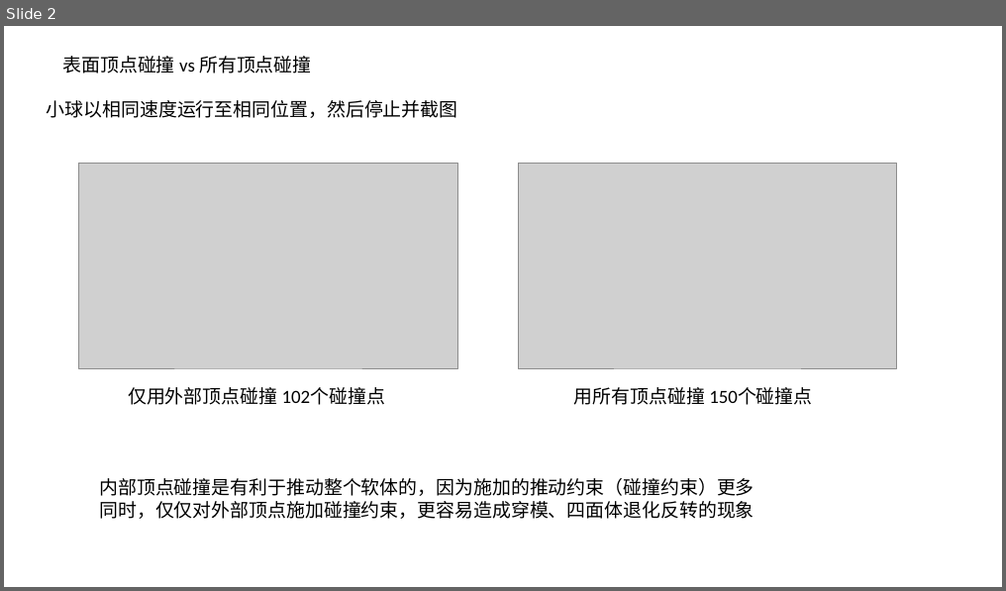
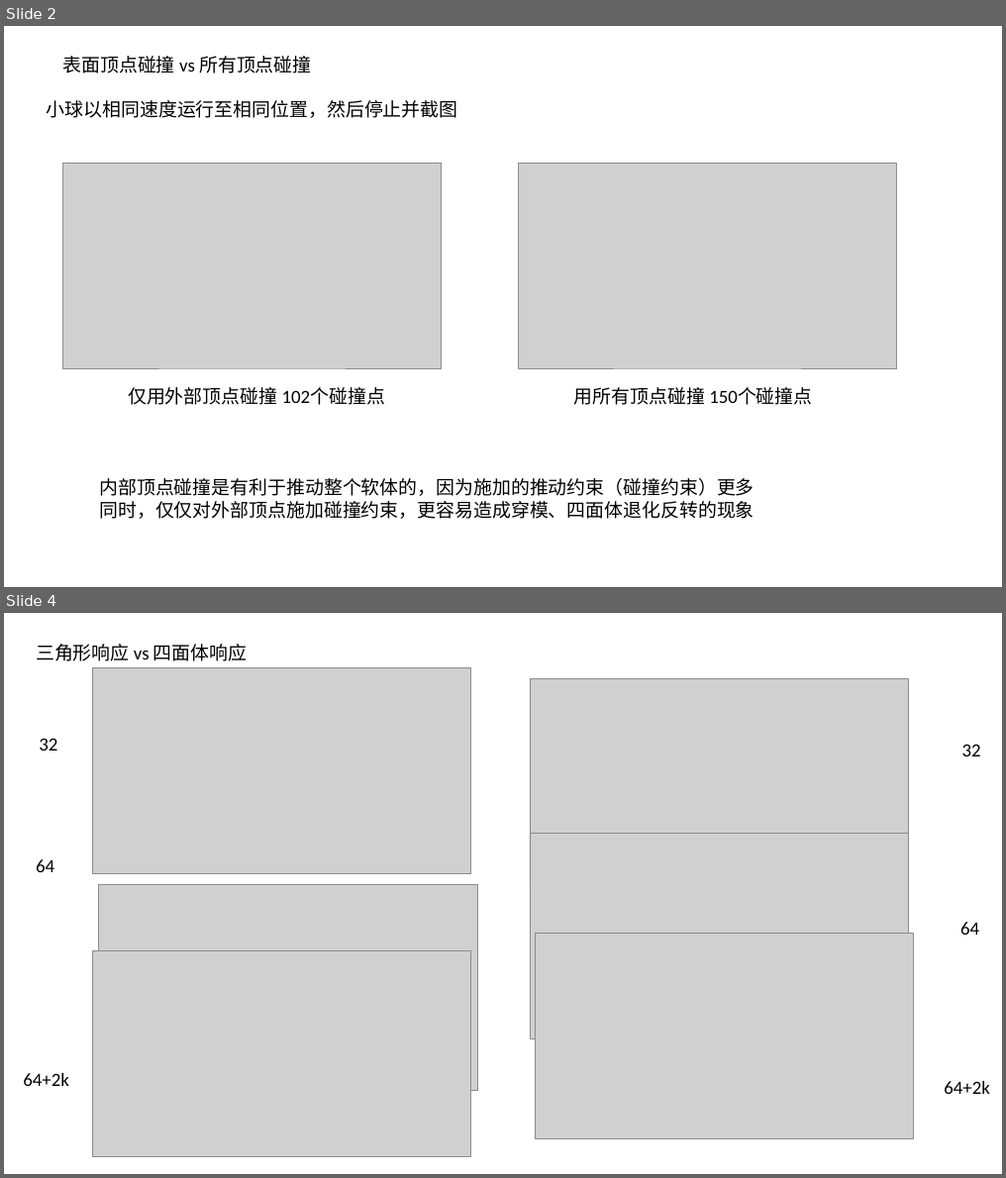
Before and after one commit to buuugyellow/MultiGridSoftBody, a slide deck: analysis/collisionDetection.pptx. Shown one above the other, each under a label of ours: slide 2 before the commit, slides 2 and 4 after it; the slides between them are not shown. The pictures are 1006x591 and 1006x1178 pixels, drawn with LibreOffice and Linux fonts; fonts in the diff are those of the drawing; grey boxes stand for pictures. Boxes give left, top, right and bottom in pixels: in the first picture for what was removed or moved away, otherwise in the second. Text is boxed around its words. In the diff, an @@ line names an element or a change of style, - is before the commit and + after.

Commit message:
四面体碰撞响应 四面体简单的异常处理 无指导向量的三角形碰撞

```diff
--- a/analysis/collisionDetection.pptx
+++ b/analysis/collisionDetection.pptx
@@ slide 4 added at [4,613,1002,1174], background #FFFFFF @@
@@ text added at [36,644,247,662], 18 pt, text #000000 @@
+三角形响应 vs 四面体响应
@@ picture added at [92,667,471,873] @@
@@ picture added at [530,678,908,884] @@
@@ text added at [39,738,57,751], 18 pt, text #000000 @@
+32
@@ text added at [962,744,981,757], 18 pt, text #000000 @@
+32
@@ picture added at [530,833,908,1039] @@
@@ text added at [36,860,54,872], 18 pt, text #000000 @@
+64
@@ picture added at [99,884,478,1090] @@
@@ picture added at [536,934,915,1140] @@
@@ text added at [960,922,979,935], 18 pt, text #000000 @@
+64
@@ picture added at [92,952,471,1157] @@
@@ text added at [23,1073,69,1086], 18 pt, text #000000 @@
+64+2k
@@ text added at [944,1081,990,1094], 18 pt, text #000000 @@
+64+2k
@@ slide 2 changed as well @@
@@ picture: place and size @@
-picture at [79,163,457,369]
+picture at [63,163,442,369]
```
Also in this commit, not shown: 1 other slide changed, 1 other slide added, 1 slide removed, 11 other files.
